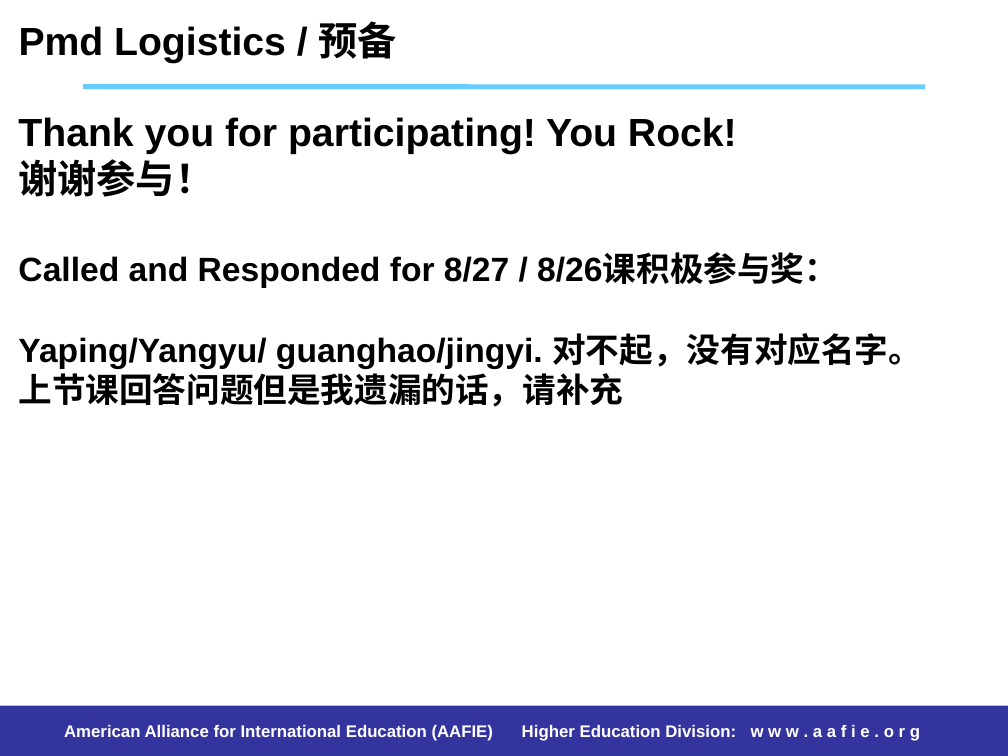
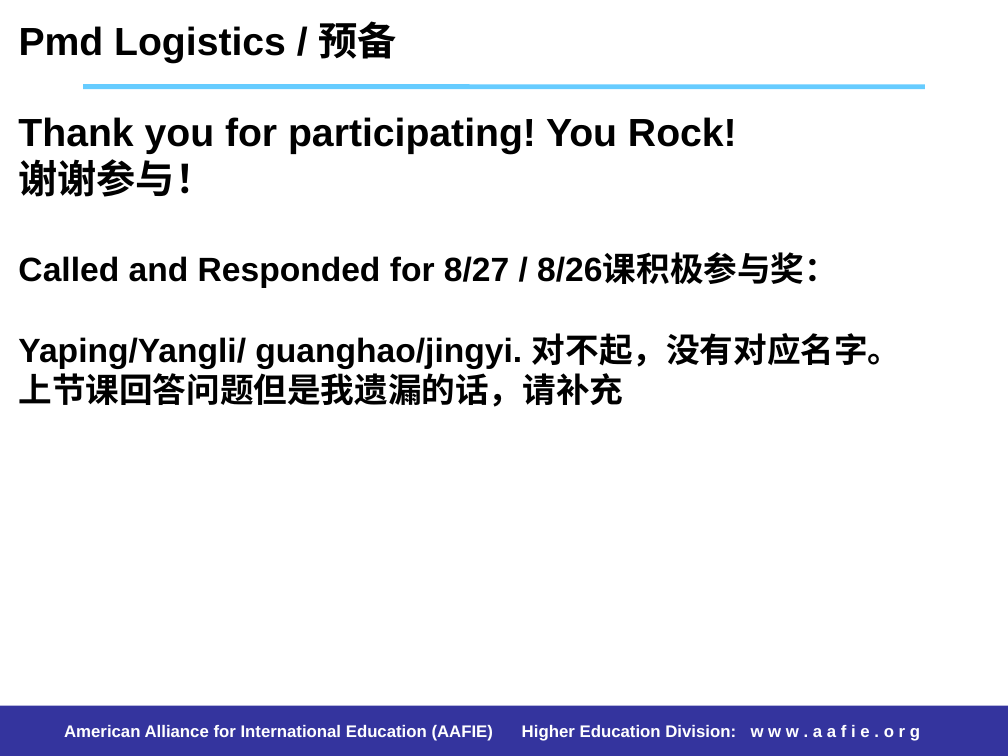
Before and after one commit to stemproaca/pdm, a slide deck: slide 4 of Classes/20220903.pptx. Drawn at 1008x756 pixels with LibreOffice and Linux fonts; fonts in the diff are those of the drawing. Boxes give left, top, right and bottom in pixels: in the first picture for what was removed or moved away, otherwise in the second. Text is boxed around its words. In the diff, an @@ line names an element or a change of style, - is before the commit and + after.

```diff
--- a/Classes/20220903.pptx
+++ b/Classes/20220903.pptx
@@ text at bbox=[18, 333, 902, 369]: text changed @@
-Yaping/Yangyu/ guanghao/jingyi. 对不起，没有对应名字。
+Yaping/Yangli/ guanghao/jingyi. 对不起，没有对应名字。
```
Also in this commit, not shown: 2 other files.
